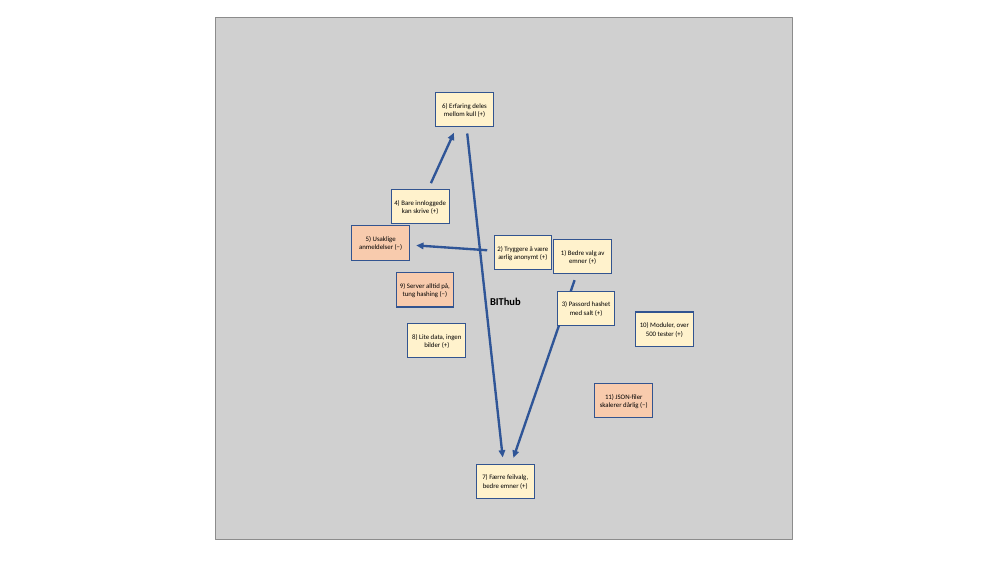
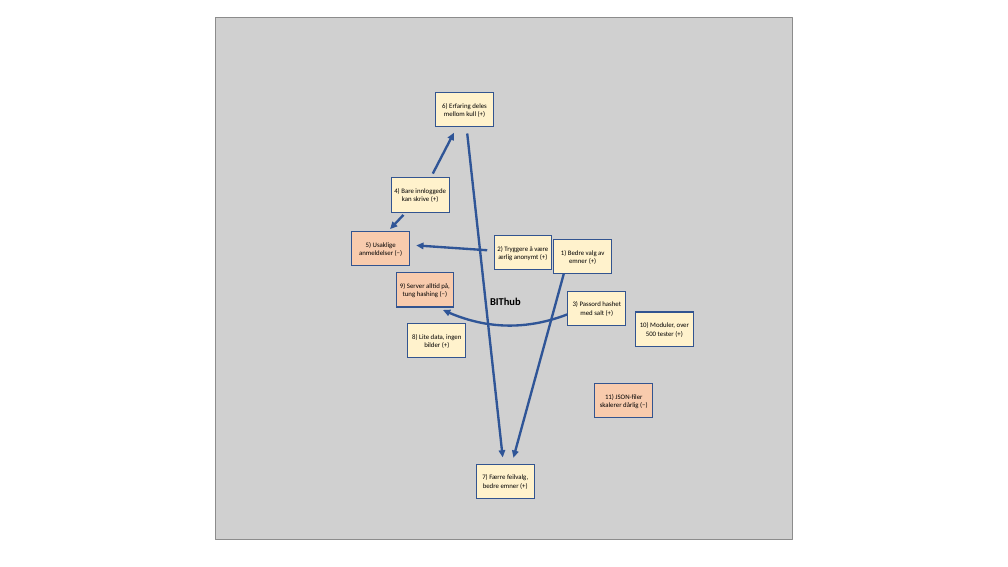
Before and after one commit to JesperBarosen/BIThub, a slide deck: slide 1 of docs/release3/bilder_release3/susad.pptx. Drawn at 1008x567 pixels with LibreOffice and Linux fonts; fonts in the diff are those of the drawing; grey boxes stand for pictures. Boxes give left, top, right and bottom in pixels: in the first picture for what was removed or moved away, otherwise in the second. Text is boxed around its words. In the diff, an @@ line names an element or a change of style, - is before the commit and + after.

```diff
--- a/docs/release3/bilder_release3/susad.pptx
+++ b/docs/release3/bilder_release3/susad.pptx
@@ arrow moved from (431, 183) - (454, 133) to (433, 174) - (454, 133) @@
@@ rectangle "4) Bare innloggede kan skrive ..." moved from (x1=392, y1=190, x2=449, y2=224) to (x1=392, y1=178, x2=449, y2=212) @@
@@ rectangle "5) Usaklige anmeldelser (−)" moved from (x1=352, y1=226, x2=409, y2=260) to (x1=352, y1=231, x2=409, y2=265) @@
@@ freeform shape added at (x1=390, y1=215, x2=403, y2=229), outline #2F5597 2.25 pt @@
@@ arrow moved from (575, 281) - (513, 457) to (564, 274) - (513, 457) @@
@@ rectangle "3) Passord hashet med salt ..." moved from (x1=557, y1=291, x2=615, y2=325) to (x1=568, y1=291, x2=625, y2=325) @@
@@ freeform shape added at (x1=443, y1=310, x2=568, y2=326), outline #2F5597 2.25 pt @@
```
Also in this commit, not shown: 2 other files.
